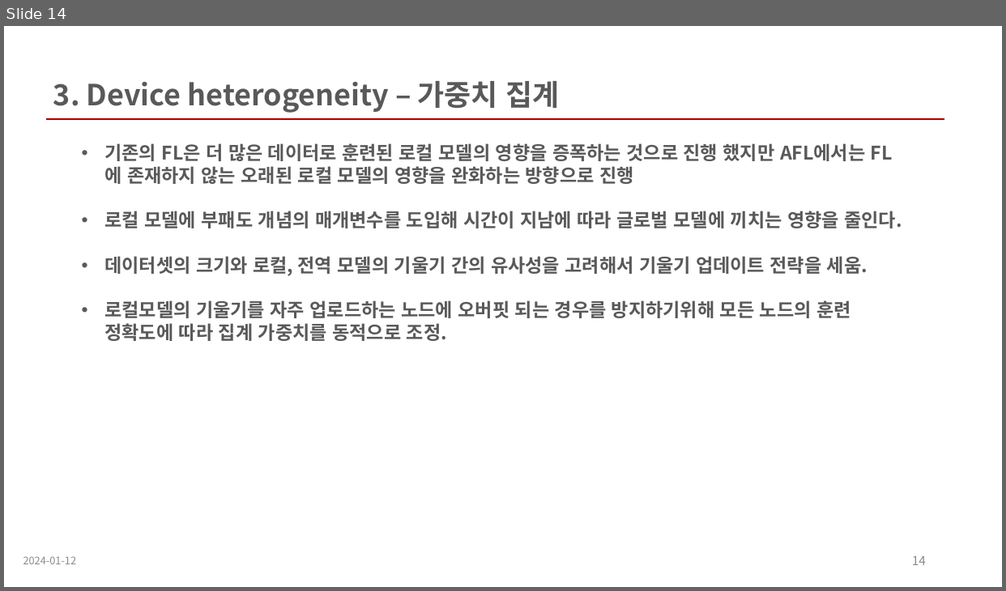
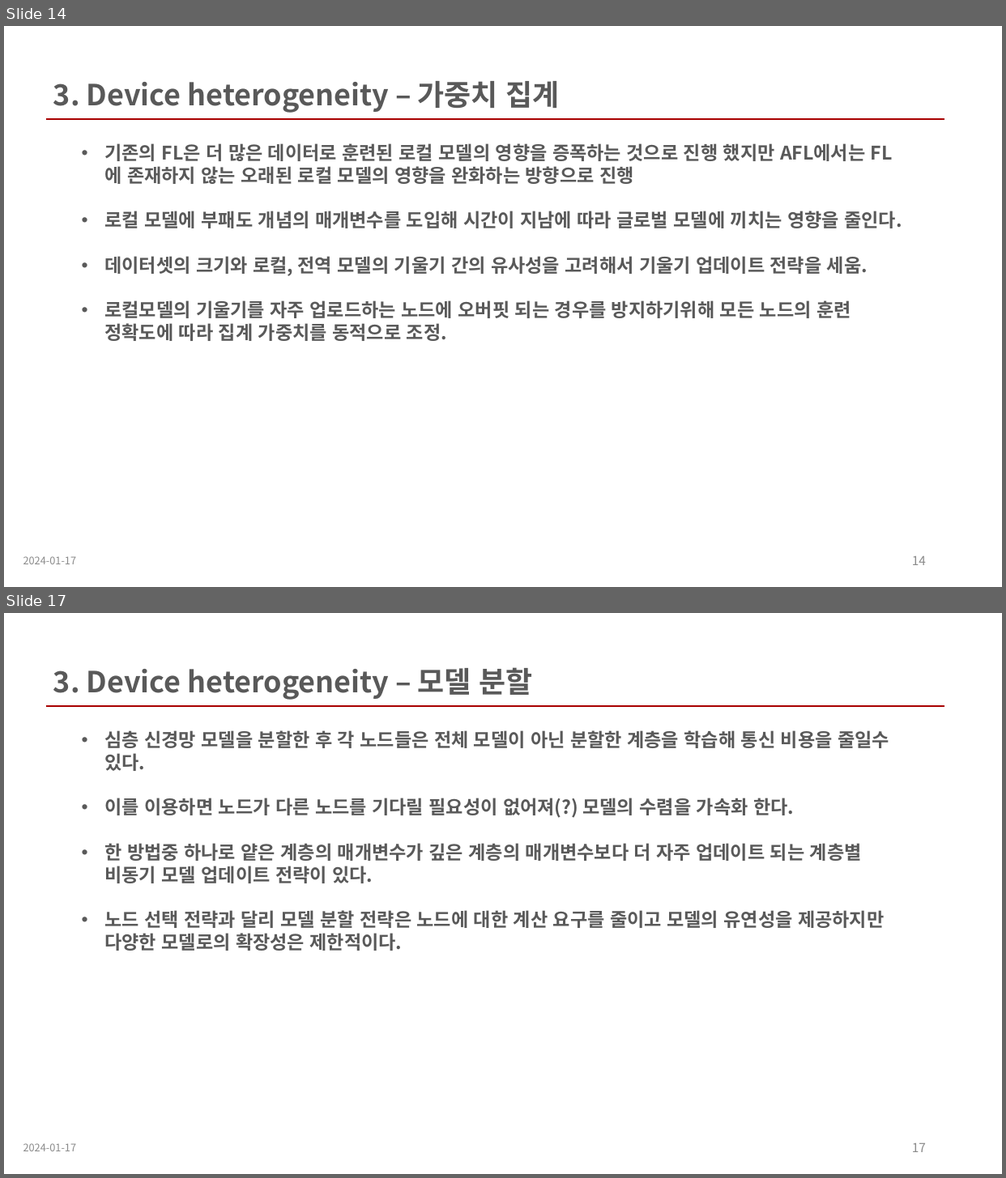
Before and after one commit to wkdnffla3/Dev_doc, a slide deck: not_dev/Asynchronous federated learning on heterogeneous devices A survey.pptx. Shown one above the other, each under a label of ours: slide 14 before the commit, slides 14 and 17 after it; the slides between them are not shown. The pictures are 1006x591 and 1006x1178 pixels, drawn with LibreOffice and Linux fonts; fonts in the diff are those of the drawing. Boxes give left, top, right and bottom in pixels: in the first picture for what was removed or moved away, otherwise in the second. Text is boxed around its words. In the diff, an @@ line names an element or a change of style, - is before the commit and + after.

```diff
--- a/not_dev/Asynchronous federated learning on heterogeneous devices A survey.pptx
+++ b/not_dev/Asynchronous federated learning on heterogeneous devices A survey.pptx
@@ slide 17 added at bbox=[4, 613, 1002, 1174], background #FFFFFF @@
@@ text added at bbox=[53, 667, 533, 700], 28 pt, text #595959, bold @@
+3. Device heterogeneity – 모델 분할
@@ line added from (46, 707) to (945, 707), #A80000 2.25 pt @@
@@ text added at bbox=[104, 730, 889, 951], 18 pt, text #595959, bold @@
+• 심층 신경망 모델을 분할한 후 각 노드들은 전체 모델이 아닌 분할한 계층을 학습해 통신 비용을 줄일수 있다.
+• 이를 이용하면 노드가 다른 노드를 기다릴 필요성이 없어져(?) 모델의 수렴을 가속화 한다.
+• 한 방법중 하나로 얕은 계층의 매개변수가 깊은 계층의 매개변수보다 더 자주 업데이트 되는 계층별 비동기 모델 업데이트 전략이 있다.
+• 노드 선택 전략과 달리 모델 분할 전략은 노드에 대한 계산 요구를 줄이고 모델의 유연성을 제공하지만 다양한 모델로의 확장성은 제한적이다.
@@ text added at bbox=[23, 1144, 77, 1152], 10 pt, text #8C8C8C @@
+2024-01-17
@@ page number added at bbox=[912, 1144, 926, 1152], 12 pt, text #8C8C8C @@
+17
@@ slide 14 changed as well @@
@@ text at bbox=[23, 557, 77, 565]: text changed @@
-2024-01-12
+2024-01-17
```
Also in this commit, not shown: 13 other slides changed, 10 other slides added, 4 slides removed, 2 other files.
